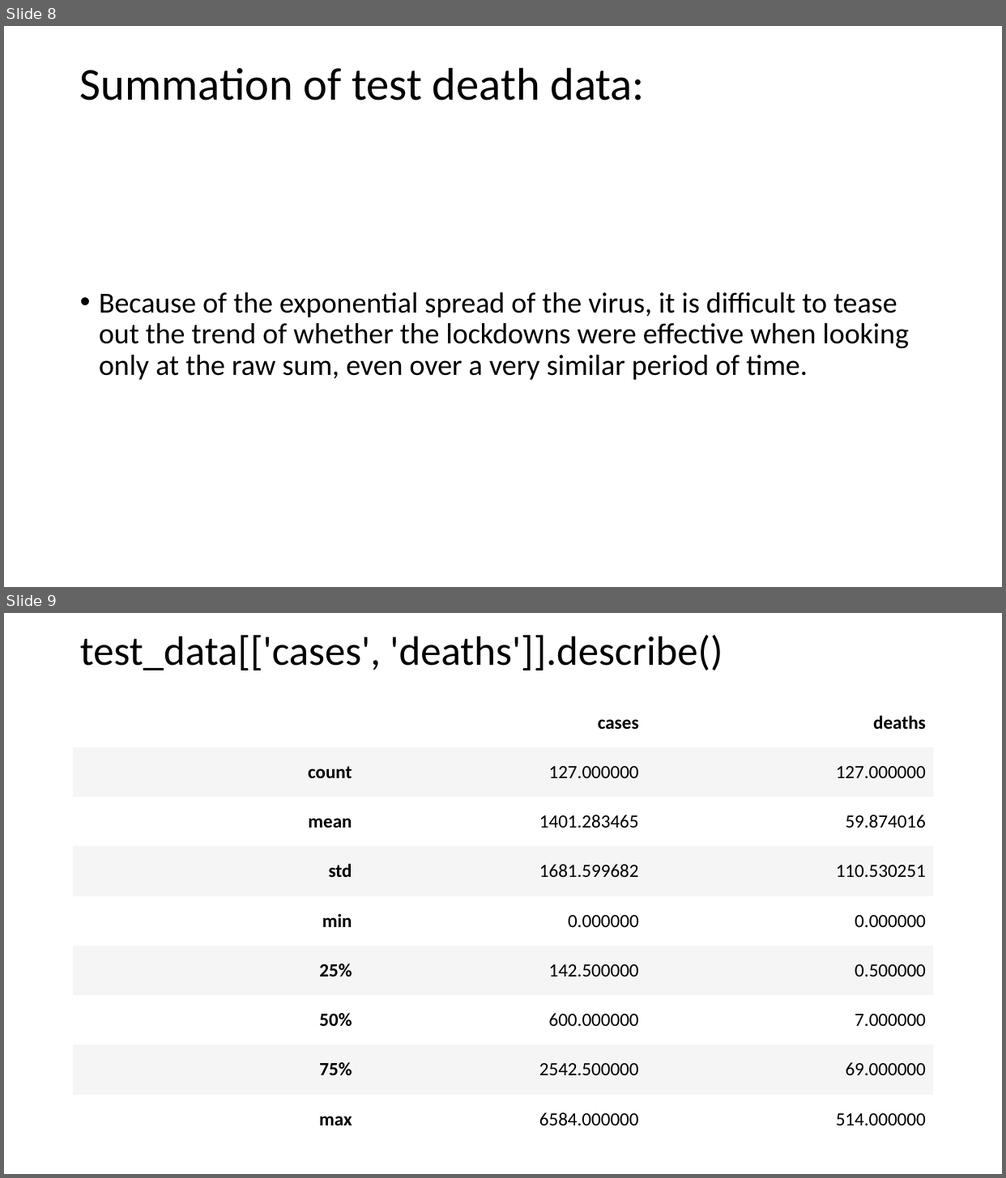
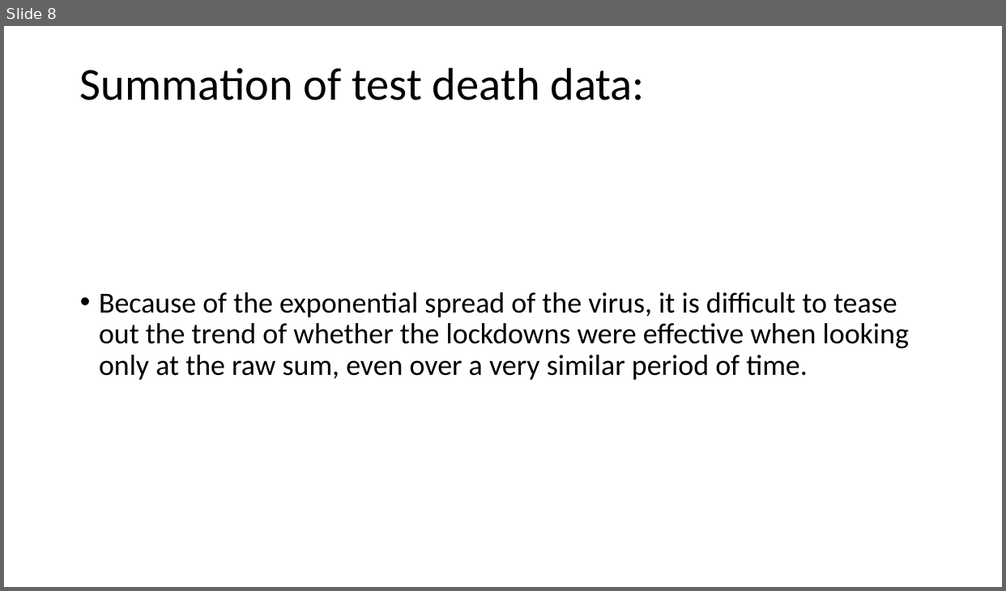
Before and after one commit to RPerron91/Lockdown-Efficacy, a slide deck: capstone1_covid-19.pptx. Shown one above the other, each under a label of ours: slides 8 and 9 before the commit, slide 8 after it. The pictures are 1006x1178 and 1006x591 pixels, drawn with LibreOffice and Linux fonts; fonts in the diff are those of the drawing. Boxes give left, top, right and bottom in pixels: in the first picture for what was removed or moved away, otherwise in the second. Text is boxed around its words. In the diff, an @@ line names an element or a change of style, - is before the commit and + after.

```diff
--- a/capstone1_covid-19.pptx
+++ b/capstone1_covid-19.pptx
@@ slide 9 removed at bbox=[4, 613, 1002, 1174], background #FFFFFF @@
@@ title removed at bbox=[80, 635, 722, 671] @@
-test_data[['cases', 'deaths']].describe()
@@ table removed at bbox=[73, 697, 933, 1144], 9 rows, 3 columns @@
- | cases | deaths
-count | 127.000000 | 127.000000
-mean | 1401.283465 | 59.874016
-std | 1681.599682 | 110.530251
-min | 0.000000 | 0.000000
-25% | 142.500000 | 0.500000
-50% | 600.000000 | 7.000000
-75% | 2542.500000 | 69.000000
-max | 6584.000000 | 514.000000
```
Also in this commit, not shown: 5 slides changed, 4 slides added, 3 other slides removed, 1 other file.
